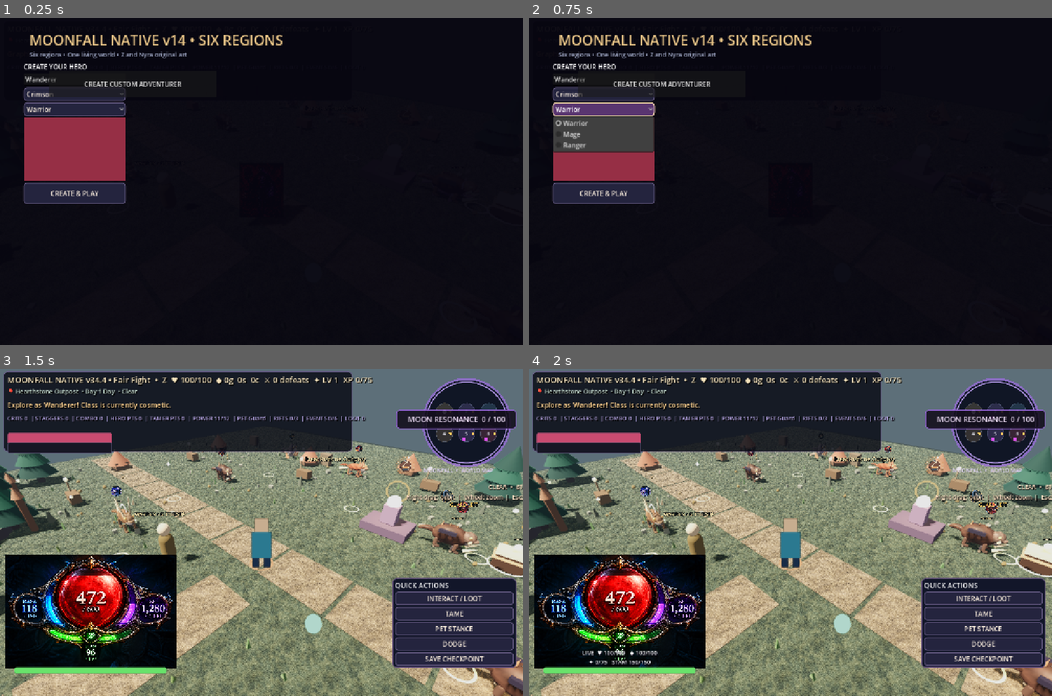
Above: before the commit, frames 1-4 (two rows, left to right).
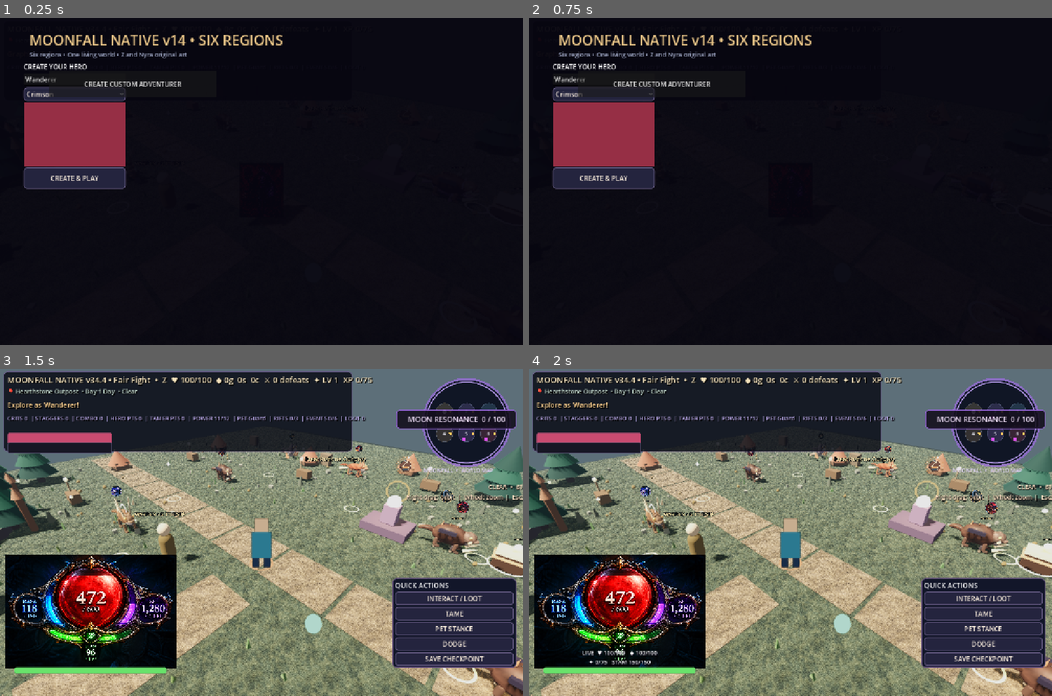
Above: after the commit, the same moments.

Repository: ericgantor-cyber/Moonfall
Game: Godot game, scene res://scenes/main.tscn
Two runs of this game, one before a commit and one after it. Both use one fixed random seed, a clock stepped at 60 frames per second and the inputs below.
Inputs (mouse positions are in pixels of both pictures, inside the frame that each line leads up to):
- Up to frame 1 (0.25 s): no input
- Up to frame 2 (0.75 s): click (602, 109) at 0.5 s, where only the run before the commit has a clickable "Warrior"
- Up to frame 3 (1.5 s): click "CREATE & PLAY" at 1.25 s
- Up to frame 4 (2 s): no input

The runs differ from the first frame. In frame 1, 2.9% of the frame differs, in the area x 4-24%, y 25-57%; in frame 2, 5.0%, in the area x 4-25%, y 25-57%; in frame 3, 0.2%; in frame 4, 0.2%.

Commit message:
Remove Warrior Mage Ranger classes from custom hero creation and save

Diff:
--- a/godot-v38/scripts/native_v11.gd
+++ b/godot-v38/scripts/native_v11.gd
@@ -966,10 +966,6 @@
  for color_name in ["Crimson","Azure","Emerald","Violet","Gold"]:
   custom_color_picker.add_item(color_name)
  custom_column.add_child(custom_color_picker)
- var custom_role_picker:=OptionButton.new()
- for role_name in ["Warrior","Mage","Ranger"]:
-  custom_role_picker.add_item(role_name)
- custom_column.add_child(custom_role_picker)
  var custom_preview:=ColorRect.new()
  custom_preview.custom_minimum_size=Vector2(190,155)
  custom_preview.color=Color("962f45")
@@ -978,7 +974,7 @@
  var custom_launch:=Button.new()
  custom_launch.text="CREATE & PLAY"
  custom_launch.custom_minimum_size=Vector2(230,52)
- custom_launch.pressed.connect(func()->void:_start_custom_game(custom_name_edit.text,custom_color_picker.selected,custom_role_picker.selected))
+ custom_launch.pressed.connect(func()->void:_start_custom_game(custom_name_edit.text,custom_color_picker.selected))
  custom_column.add_child(custom_launch)
  if not _read_save().is_empty():
   var continue_btn:=Button.new()
@@ -1431,7 +1427,6 @@
 
 var custom_hero_name:String="Wanderer"
 var custom_hero_color:int=0
-var custom_hero_role:int=0
 
 func _custom_hero_texture(index:int) -> Texture2D:
  var palette:Array=[Color("962f45"),Color("3166a1"),Color("358060"),Color("70449c"),Color("c99c42")]
@@ -1452,14 +1447,13 @@
   hero_sprite.texture=_custom_hero_texture(custom_hero_color)
   hero_sprite.pixel_size=2.65/80.0
 
-func _start_custom_game(name:String,color_index:int,role_index:int) -> void:
+func _start_custom_game(name:String,color_index:int) -> void:
  _start_game("custom")
  custom_hero_name=name.strip_edges().substr(0,24)
  if custom_hero_name.is_empty():custom_hero_name="Wanderer"
  custom_hero_color=clampi(color_index,0,4)
- custom_hero_role=clampi(role_index,0,2)
  _apply_custom_hero_visual()
- _show_message("Explore as "+custom_hero_name+"! Class is currently cosmetic.",4.0)
+ _show_message("Explore as "+custom_hero_name+"!",4.0)
 
 func _start_game(selected: String) -> void:
  _reset_new_adventure()
@@ -2717,7 +2711,7 @@
   "contract_zone":contract_zone,"contract_kills":contract_kills,
   "clues":found_clues.duplicate(),"bosses":defeated_boss_ids.duplicate(),"quality":graphics_quality,
   "dormant_wildlife":dormant,"pet_stance":companion_stance,
-  "custom_hero_name":custom_hero_name,"custom_hero_color":custom_hero_color,"custom_hero_role":custom_hero_role,
+  "custom_hero_name":custom_hero_name,"custom_hero_color":custom_hero_color,
   "world_clock":world_clock,"world_cycle_seconds":DAY_LENGTH_SECONDS,"world_day":world_day,"weather":weather_name,"weather_remaining":weather_remaining,
   "world_events_completed":events_completed.duplicate(),"world_event_active":active_world_event,"world_event_kills":active_event_kills
  }
@@ -2760,7 +2754,6 @@
  hero=str(data.get("hero","z"))
  custom_hero_name=str(data.get("custom_hero_name","Wanderer")).substr(0,24)
  custom_hero_color=clampi(int(data.get("custom_hero_color",0)),0,4)
- custom_hero_role=clampi(int(data.get("custom_hero_role",0)),0,2)
  hero_sprite.texture=NYRA_ART if hero=="nyra" else Z_ART
  hero_sprite.pixel_size=2.65/float(hero_sprite.texture.get_height())
  _apply_custom_hero_visual()
